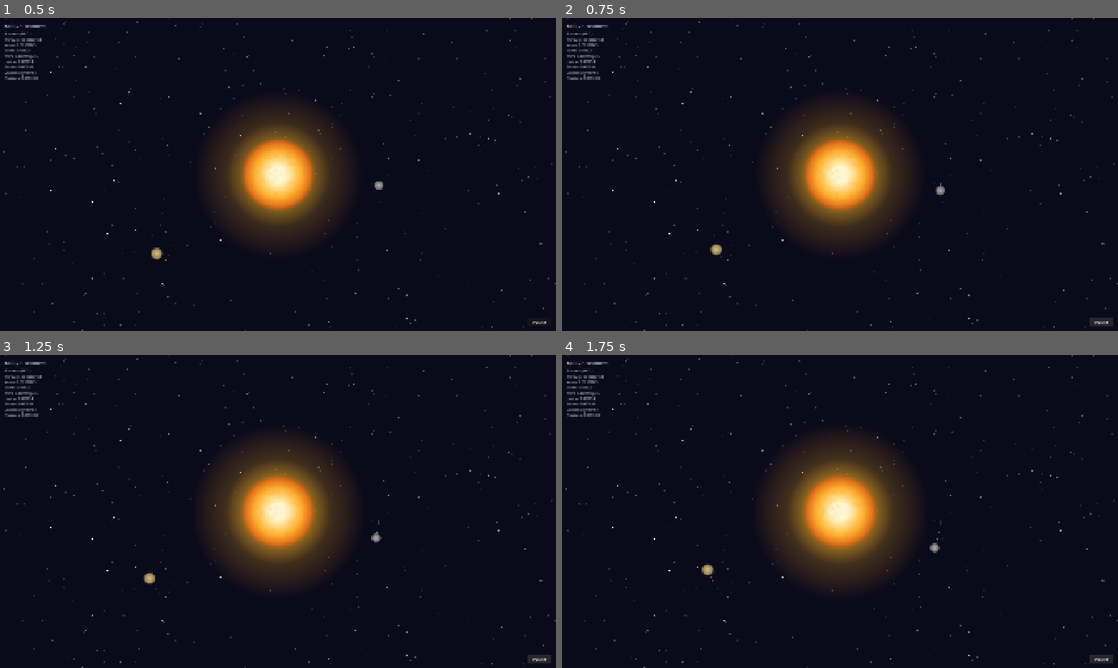
Above: before the commit, frames 1-4 (two rows, left to right).
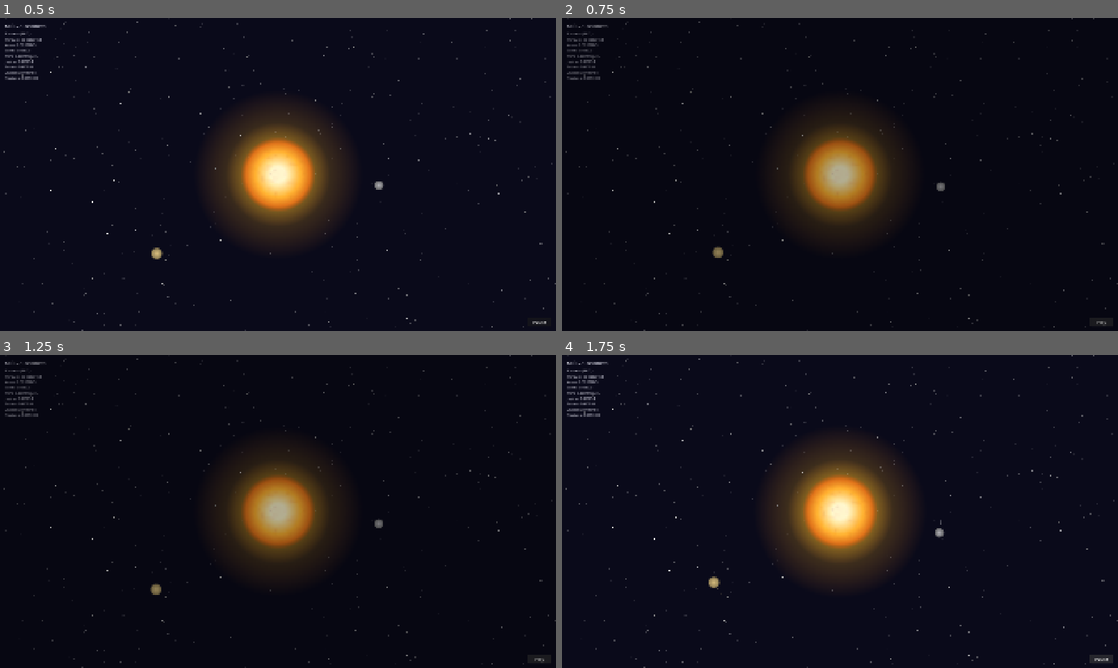
Above: after the commit, the same moments.

Repository: avantgardian/godot-space-idle
Game: Godot game, scene res://scenes/main.tscn
Two runs of this game, one before a commit and one after it. Both use one fixed random seed, a clock stepped at 60 frames per second and the inputs below.
Inputs (mouse positions are in pixels of both pictures, inside the frame that each line leads up to):
- Up to frame 1 (0.5 s): no input
- Up to frame 2 (0.75 s): click (1101, 321) at 0.5 s, where only the run after the commit has a clickable "Pause"
- Up to frame 3 (1.25 s): no input
- Up to frame 4 (1.75 s): click (1101, 658) at 1.25 s, where only the run after the commit has a clickable "Play"

Frame 1 is identical in both runs. In frame 2, 4.9% of the frame differs, in the area x 0-100%, y 0-100%; in frame 3, 5.6%; in frame 4, 0.2%.

Commit message:
Fix pause: use Engine.time_scale instead of get_tree().paused so button signals still fire

Diff:
--- a/scripts/main.gd
+++ b/scripts/main.gd
@@ -81,7 +81,6 @@
 	btn.offset_bottom = -16.0
 	btn.text = "Pause"
 	btn.pressed.connect(_toggle_pause)
-	btn.process_mode = Node.PROCESS_MODE_WHEN_PAUSED
 	$UI.add_child(btn)
 
 	var overlay := ColorRect.new()
@@ -95,13 +94,15 @@
 	overlay.hide()
 	$UI.add_child(overlay)
 
+var _paused := false
+
 func _toggle_pause():
-	var tree := get_tree()
-	tree.paused = not tree.paused
+	_paused = not _paused
+	Engine.time_scale = 0.0 if _paused else 1.0
 	var btn := $UI/PauseButton as Button
-	btn.text = "Play" if tree.paused else "Pause"
+	btn.text = "Play" if _paused else "Pause"
 	var overlay := $UI/PauseOverlay as ColorRect
-	overlay.visible = tree.paused
+	overlay.visible = _paused
 
 func _setup_planet_mass_ui():
 	_planet_mass_labels = []
